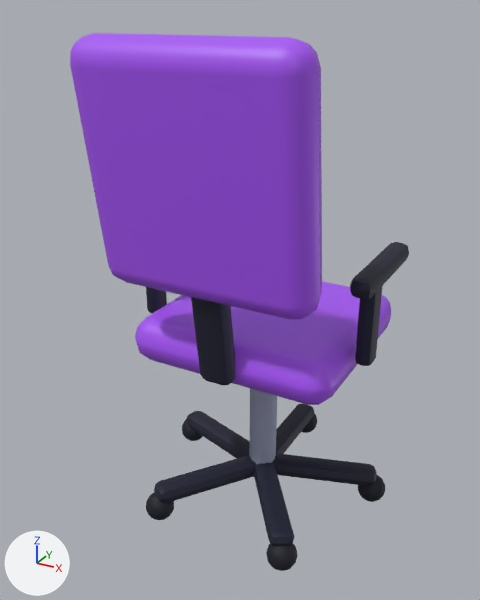
What one commit did to the glTF model assets/models/props/chair.glb.
Camera for both pictures: a camera (50 mm lens) standing at (0.651, -1.308, 1.189) and looking at (-0.041, -0.05, 0.56). The lights are fixed; the arrows at lower left show +X, +Y and +Z. The picture after the commit comes second. Vertices at exactly the same position are counted once.

Names of what the first picture shows: 'Body'.
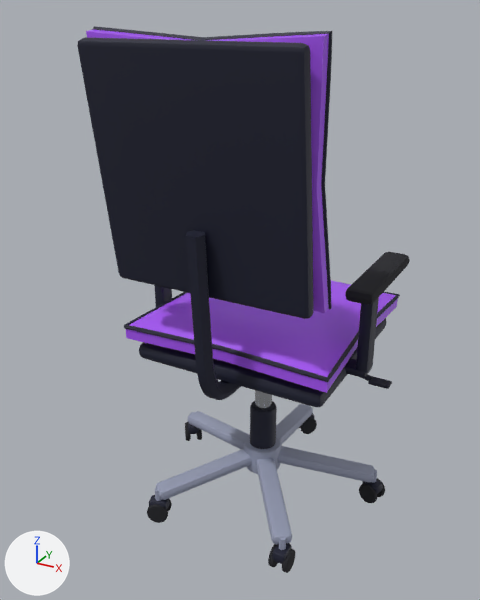
Boxes [x1, y1, x2, y2] around the edits, measured in the pictures (480 x 600 px):
'Body', reshaped
    before: [70, 33, 409, 571]
    after: [77, 26, 410, 573]
part 1 of me_chair_body, added
    after: [279, 537, 286, 550]
part 2 of me_chair_body, added
    after: [155, 487, 162, 501]
part 3 of me_chair_body, added
    after: [255, 390, 272, 410]
part 4 of me_chair_body, rebuilt
    before: [182, 420, 203, 441]
    after: [197, 429, 202, 440]
part 5 of me_chair_body, rebuilt
    before: [301, 413, 317, 433]
    after: [300, 418, 317, 434]
part 6 of me_chair_body, rebuilt (6% wider, 9% shorter)
    before: [135, 282, 391, 405]
    after: [126, 281, 398, 393]
part 7 of me_chair_body, rebuilt
    before: [70, 33, 322, 320]
    after: [77, 37, 314, 319]
part 8 of me_chair_body, rebuilt (10% wider, 7% shorter)
    before: [350, 242, 409, 299]
    after: [345, 252, 410, 305]
part 9 of me_chair_body, rebuilt (7% narrower, 9% taller)
    before: [272, 453, 377, 486]
    after: [277, 446, 375, 482]
part 10 of me_chair_body, rebuilt
    before: [186, 411, 250, 458]
    after: [188, 411, 250, 449]
part 11 of me_chair_body, rebuilt (6% taller)
    before: [154, 455, 256, 503]
    after: [156, 449, 252, 500]
part 12 of me_chair_body, rebuilt
    before: [276, 404, 314, 454]
    after: [276, 404, 313, 445]
part 13 of me_chair_body, rebuilt (10% narrower)
    before: [254, 463, 294, 546]
    after: [256, 458, 292, 544]
part 14 of me_chair_body, rebuilt
    before: [249, 388, 277, 464]
    after: [250, 401, 277, 449]
part 15 of me_chair_body, reshaped
    before: [146, 287, 385, 571]
    after: [86, 26, 400, 573]

The change, as a diff of the scene's bpy script:
```diff
--- a/assets/models/props/chair.glb.py
+++ b/assets/models/props/chair.glb.py
@@ me_chair_body @@
-me_chair_body.from_pydata(...)  # 1602 vertices, 3128 faces; spans x -0.312..0.312, y -0.362..0.326, z 0.0..1.148
+me_chair_body.from_pydata(...)  # 3464 vertices, 6752 faces; spans x -0.311..0.31, y -0.331..0.326, z 0.001..1.157
+# me_chair_body part 1: a new loose piece, an 8-sided cylinder along z spanning x 0.163..0.181, y -0.245..-0.227, z 0.048..0.088, in mat_env_grey (greyish blue #9aa0b8)
+# me_chair_body part 2: a new loose piece, an 8-sided cylinder along z spanning x -0.181..-0.163, y -0.245..-0.227, z 0.048..0.088, in mat_env_grey (greyish blue #9aa0b8)
+# me_chair_body part 3: a new loose piece, a 14-sided cylinder along z spanning x -0.021..0.021, y -0.022..0.022, z 0.2..0.4, in mat_env_chrome (light grey #d5d8de)
+# me_chair_body part 4: the loose piece of 146 vertices spanning x -0.312..-0.24, y 0.054..0.126, z 0.0..0.072 is rebuilt with 84 vertices and now spans x -0.284..-0.244, y 0.076..0.125, z 0.001..0.053, in mat_env_rubber (black #1b1c22)
+# me_chair_body part 5: the loose piece of 146 vertices spanning x -0.036..0.036, y 0.254..0.326, z 0.0..0.072 is rebuilt with 84 vertices and now spans x -0.006..0.033, y 0.258..0.307, z 0.001..0.053, in mat_env_rubber (black #1b1c22)
+# me_chair_body part 6: the loose piece of 96 vertices spanning x -0.25..0.25, y -0.22..0.26, z 0.42..0.53 is rebuilt with 242 vertices and now spans x -0.25..0.25, y -0.22..0.26, z 0.449..0.553
+# me_chair_body part 7: the loose piece of 96 vertices spanning x -0.24..0.24, y -0.362..-0.208, z 0.652..1.148 is rebuilt with 56 vertices and now spans x -0.225..0.225, y -0.331..-0.237, z 0.654..1.14, in mat_env_panel (dark blue #171a30)
+# me_chair_body part 8: the loose piece of 56 vertices spanning x 0.25..0.3, y -0.14..0.14, z 0.658..0.702 is rebuilt with 56 vertices and now spans x 0.241..0.303, y -0.135..0.135, z 0.647..0.677, in mat_env_rubber (black #1b1c22)
+# me_chair_body part 9: the loose piece of 56 vertices spanning x -0.003..0.288, y -0.022..0.115, z 0.053..0.098 is rebuilt with 56 vertices and now spans x 0.02..0.284, y -0.012..0.11, z 0.064..0.124, in mat_env_grey (greyish blue #9aa0b8)
+# me_chair_body part 10: the loose piece of 56 vertices spanning x -0.288..0.003, y -0.022..0.115, z 0.053..0.098 is rebuilt with 56 vertices and now spans x -0.284..-0.02, y -0.012..0.11, z 0.064..0.124, in mat_env_grey (greyish blue #9aa0b8)
+# me_chair_body part 11: the loose piece of 56 vertices spanning x -0.192..0.016, y -0.252..0.009, z 0.053..0.098 is rebuilt with 56 vertices and now spans x -0.188..0.0, y -0.248..-0.011, z 0.064..0.124, in mat_env_grey (greyish blue #9aa0b8)
+# me_chair_body part 12: the loose piece of 56 vertices spanning x -0.03..0.03, y 0.0..0.3, z 0.053..0.098 is rebuilt with 56 vertices and now spans x -0.024..0.024, y 0.026..0.294, z 0.064..0.124, in mat_env_grey (greyish blue #9aa0b8)
+# me_chair_body part 13: the loose piece of 56 vertices spanning x -0.016..0.192, y -0.252..0.009, z 0.053..0.098 is rebuilt with 56 vertices and now spans x 0.0..0.188, y -0.248..-0.011, z 0.064..0.124, in mat_env_grey (greyish blue #9aa0b8)
+# me_chair_body part 14: the loose piece of 24 vertices spanning x -0.035..0.035, y -0.035..0.035, z 0.09..0.41 is rebuilt with 96 vertices and now spans x -0.034..0.034, y -0.034..0.034, z 0.125..0.255, in mat_env_panel (dark blue #171a30)
+# me_chair_body part 15: 605 vertices removed from x -0.295..0.312, y -0.292..0.126, z 0.0..0.799; 2345 vertices added at x -0.311..0.31, y -0.315..0.326, z 0.001..1.157
+# other edits to the shape of me_chair_body do not show in these pictures
 me_chair_body.materials.append(mat_env_panel)
-me_chair_body.materials.append(mat_env_deep)  # black #0e1020
 me_chair_body.materials.append(mat_env_grey)
 me_chair_body.materials.append(mat_env_violet)
+me_chair_body.materials.append(mat_env_rubber)  # black #1b1c22
+me_chair_body.materials.append(mat_env_chrome)  # light grey #d5d8de
```
